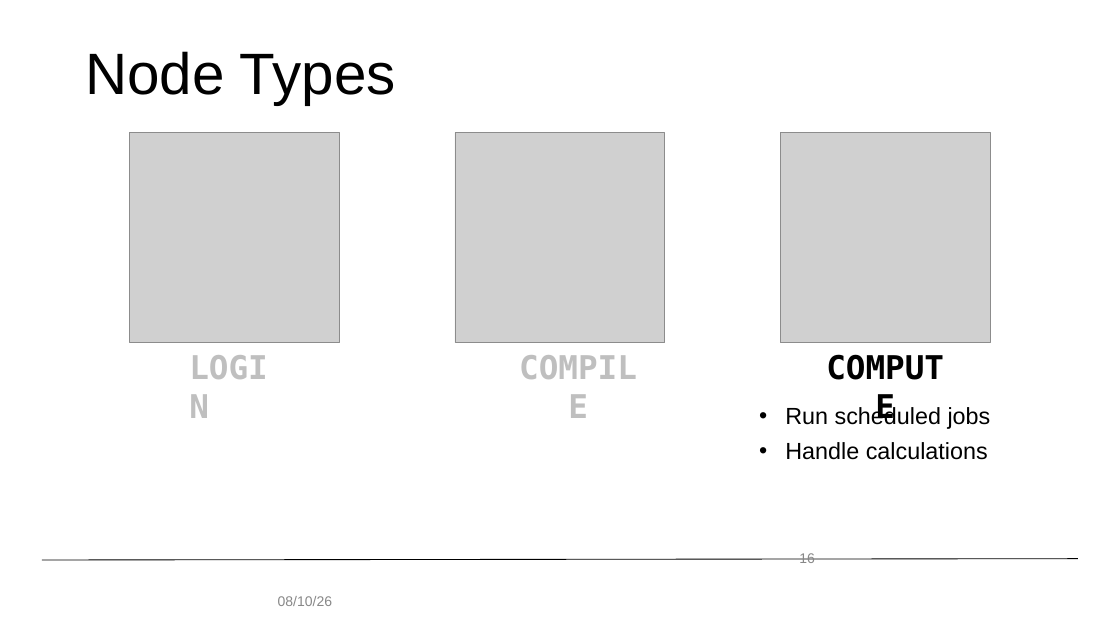
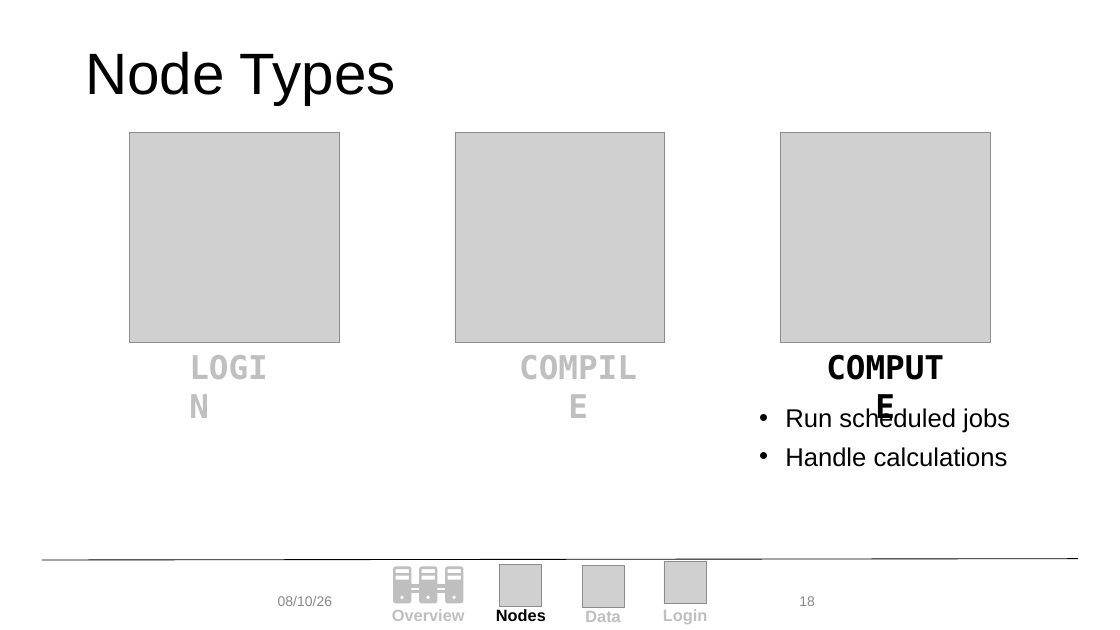
Before and after one commit to monaghaa/hpc_fundamentals_micro_credential, a slide deck: slide 18 of getting_familiar_rc/getting_familiar_rc.pptx (slide 16 before the commit). Drawn at 1120x630 pixels with LibreOffice and Linux fonts; fonts in the diff are those of the drawing; grey boxes stand for pictures; background and template pictures are left out. Boxes give left, top, right and bottom in pixels: in the first picture for what was removed or moved away, otherwise in the second. Text is boxed around its words. In the diff, an @@ line names an element or a change of style, - is before the commit and + after.

```diff
--- a/getting_familiar_rc/getting_familiar_rc.pptx
+++ b/getting_familiar_rc/getting_familiar_rc.pptx
@@ text "Run scheduled jobs" at box(785, 407, 1010, 467): size 20 to 22 pt @@
@@ page number removed at box(799, 553, 815, 563) @@
-16
@@ page number added at box(799, 596, 815, 606), 12 pt, text #888888 @@
+18
@@ group added at box(392, 562, 707, 624): 4 texts, 3 pictures, 3 freeform shapes, 1 rectangle @@
+Login
+Overview
+Nodes
+Data
```
Also in this commit, not shown: 24 other slides changed, 18 slides added, 18 slides removed, 1 other file.
